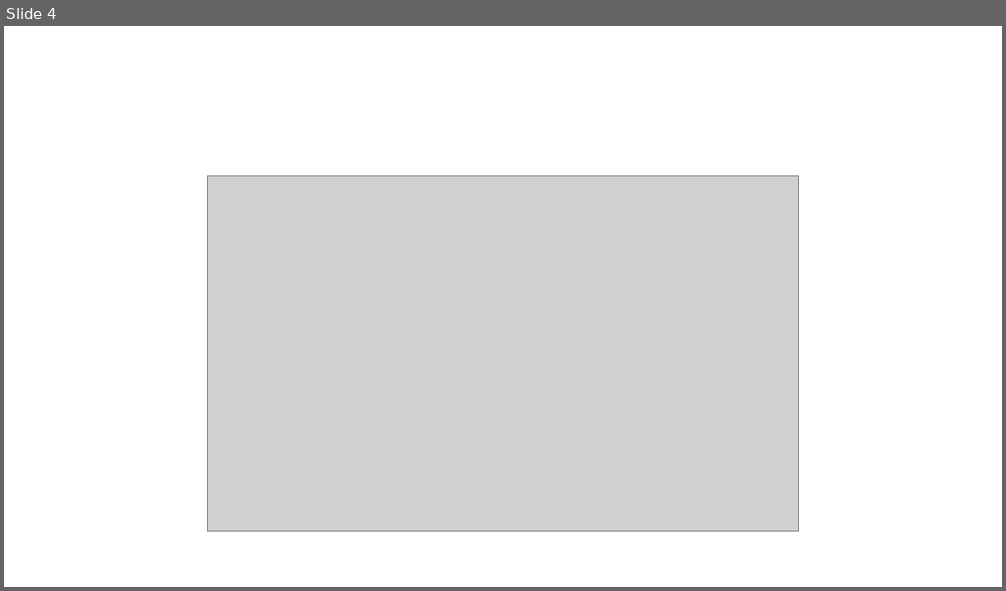
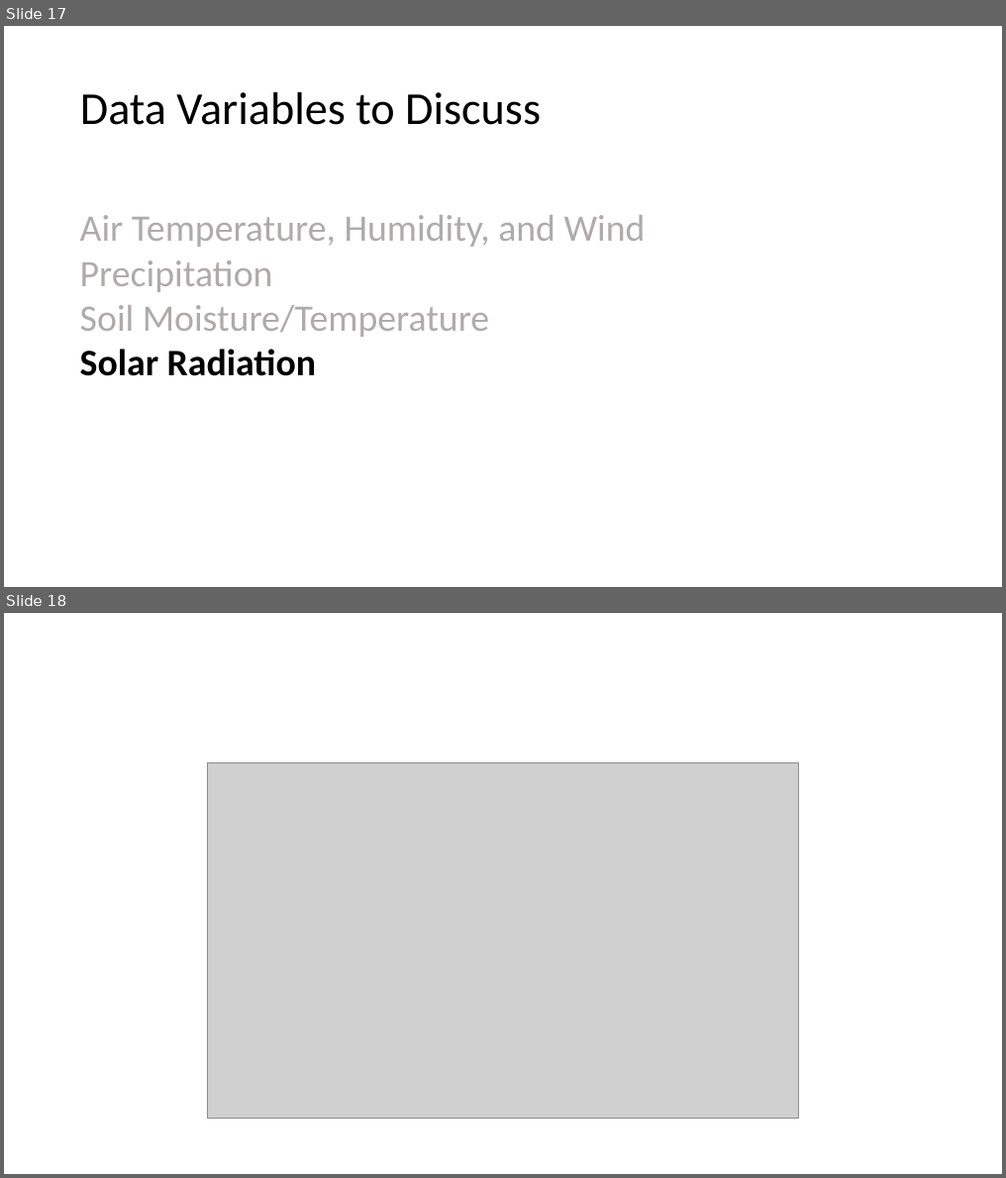
Before and after one commit to akrherz/akrherz, a slide deck: presentations/200205_agron600b/herzmann_600b.pptx. Shown one above the other, each under a label of ours: slide 4 before the commit, slides 17 and 18 after it. The pictures are 1006x591 and 1006x1178 pixels, drawn with LibreOffice and Linux fonts; fonts in the diff are those of the drawing; grey boxes stand for pictures. Boxes give left, top, right and bottom in pixels: in the first picture for what was removed or moved away, otherwise in the second. Text is boxed around its words. In the diff, an @@ line names an element or a change of style, - is before the commit and + after.

```diff
--- a/presentations/200205_agron600b/herzmann_600b.pptx
+++ b/presentations/200205_agron600b/herzmann_600b.pptx
@@ slide 17 added at (x1=4, y1=26, x2=1002, y2=587), background #FFFFFF @@
@@ title added at (x1=80, y1=92, x2=541, y2=125), 44 pt, text #000000 @@
+Data Variables to Discuss
@@ text added at (x1=80, y1=215, x2=646, y2=376), 36 pt, text #AFABAB @@
+Air Temperature, Humidity, and Wind
+Precipitation
+Soil Moisture/Temperature
+Solar Radiation
@@ what was slide 4 is now slide 18 @@
```
Also in this commit, not shown: 2 slides changed, 14 other slides added.
